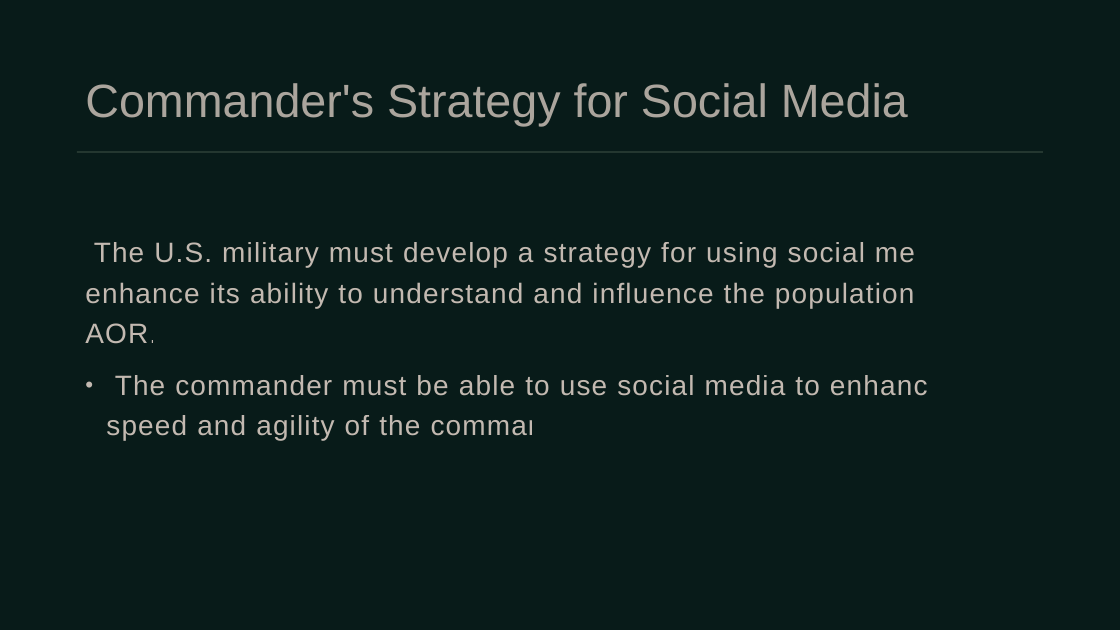
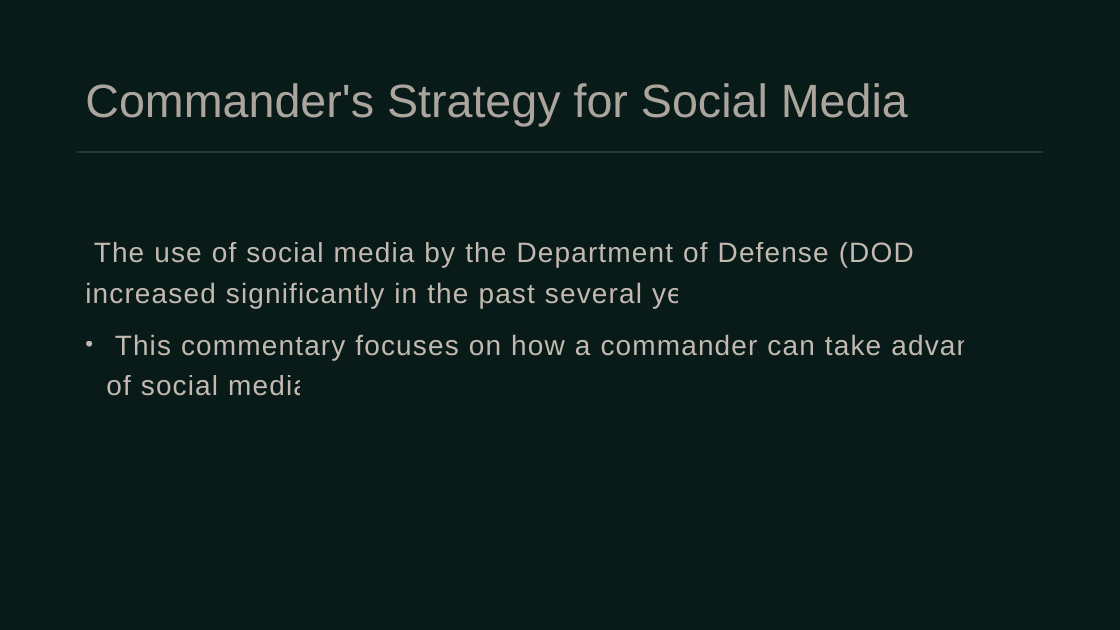
Before and after one commit to umarrasool15/Research2SlidesWebApp, a slide deck: slide 4 of src/main/resources/content/output/Social Media.pptx. Drawn at 1120x630 pixels with LibreOffice and Linux fonts; fonts in the diff are those of the drawing. Boxes give left, top, right and bottom in pixels: in the first picture for what was removed or moved away, otherwise in the second. Text is boxed around its words. In the diff, an @@ line names an element or a change of style, - is before the commit and + after.

```diff
--- a/src/main/resources/content/output/Social Media.pptx
+++ b/src/main/resources/content/output/Social Media.pptx
@@ text at (x1=85, y1=242, x2=1031, y2=396): text changed @@
-• The U.S. military must develop a strategy for using social media to enhance its ability to understand and influence the population in the AOR.
-  The commander must be able to use social media to enhance the speed and agility of the command.
+• The use of social media by the Department of Defense (DOD) has increased significantly in the past several years.
+  This commentary focuses on how a commander can take advantage of social media.
```
Also in this commit, not shown: 4 other slides changed, 8 other files.
